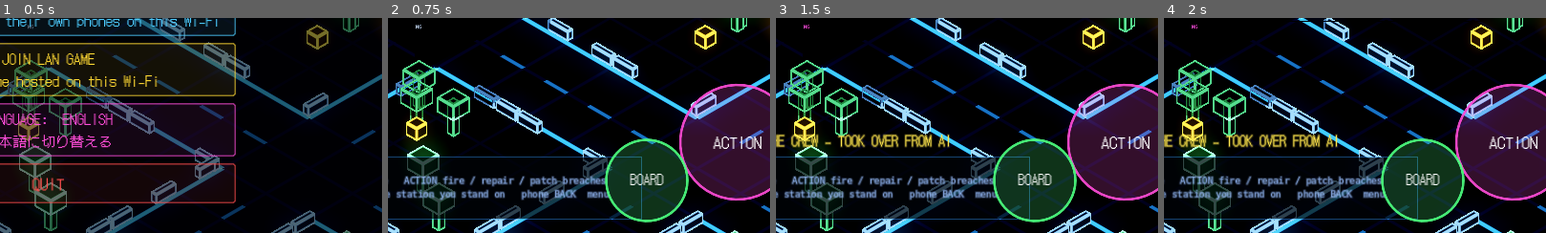
Above: before the commit, frames 1-4 (left to right).
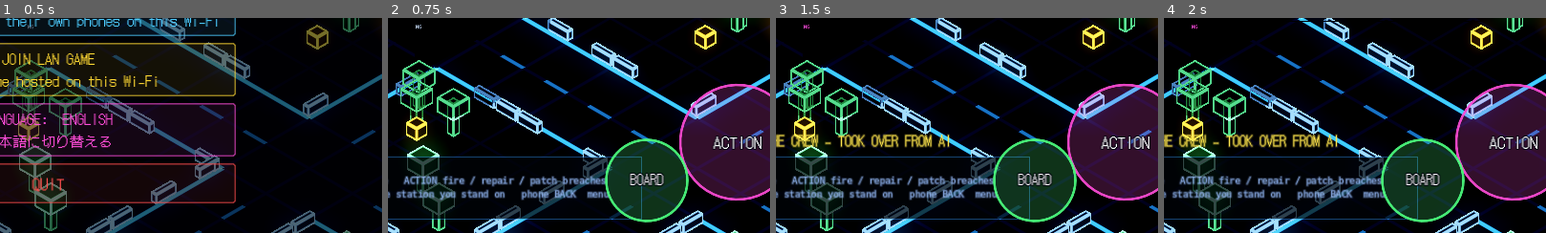
Above: after the commit, the same moments.

Repository: jamesbell2021/Animation-
Game: Godot game, scene res://scenes/main.tscn
Two runs of this game, one before a commit and one after it. Both use one fixed random seed, a clock stepped at 60 frames per second and the inputs below.
Inputs (mouse positions are % of the whole screen's width and height, from its top left):
- Up to frame 1 (0.5 s): no input
- Up to frame 2 (0.75 s): click "▶ PLAY this device + controll…" at 0.5 s
- Up to frame 3 (1.5 s): tap Enter at 1.25 s; move the mouse to (72, 45) at 1.27 s; hold D from 1.28 s (still down); tap M at 1.35 s; click (72, 45) at 1.42 s
- Up to frame 4 (2 s): keep holding D; tap Space at 1.52 s
The pictures show only the part of the screen within x 44-94%, y 50-100%; the shares and areas given below are measured in that part.

Frame 1 is identical in both runs. In frame 2, 0.6% of the frame differs, in the area x 63-98%, y 54-79%; in frame 3, 0.6%; in frame 4, 0.6%.

Commit message:
Neon Mega Tank: outline the touch button labels
ACTION / BOARD text (and their Japanese アクション / 乗降) gets a dark
outline so it stays readable over bright neon buildings.

Co-Authored-By: Claude Opus 5.5 <noreply@anthropic.com>
Claude-Session: https://claude.ai/code/session_01QgvgpcU6JxsG7K1k7JeoJj

Diff:
--- a/neon-mega-tank/scripts/ui/touch_controls.gd
+++ b/neon-mega-tank/scripts/ui/touch_controls.gd
@@ -77,8 +77,14 @@
 	var a := _action_center()
 	draw_circle(a, 120.0, Color(1.0, 0.3, 0.85, 0.45 if action_held else 0.2))
 	draw_arc(a, 120.0, 0.0, TAU, 48, Color(1.0, 0.3, 0.85, 0.9), 4.0, true)
-	draw_string(G.jp_font, a + Vector2(-100, 14), G.t("ACTION"), HORIZONTAL_ALIGNMENT_CENTER, 200, 34, Color.WHITE)
+	_label(a + Vector2(-100, 14), G.t("ACTION"), 200, 34)
 	var i := _interact_center()
 	draw_circle(i, 85.0, Color(0.3, 1.0, 0.5, 0.45 if interact_held else 0.2))
 	draw_arc(i, 85.0, 0.0, TAU, 48, Color(0.3, 1.0, 0.5, 0.9), 4.0, true)
-	draw_string(G.jp_font, i + Vector2(-70, 10), G.t("BOARD"), HORIZONTAL_ALIGNMENT_CENTER, 140, 28, Color.WHITE)
+	_label(i + Vector2(-70, 10), G.t("BOARD"), 140, 28)
+
+
+## Button text with a dark outline, so it stays readable over bright neon buildings.
+func _label(pos: Vector2, text: String, width: float, size: int) -> void:
+	draw_string_outline(G.jp_font, pos, text, HORIZONTAL_ALIGNMENT_CENTER, width, size, 8, Color(0.0, 0.0, 0.05, 0.85))
+	draw_string(G.jp_font, pos, text, HORIZONTAL_ALIGNMENT_CENTER, width, size, Color.WHITE)
